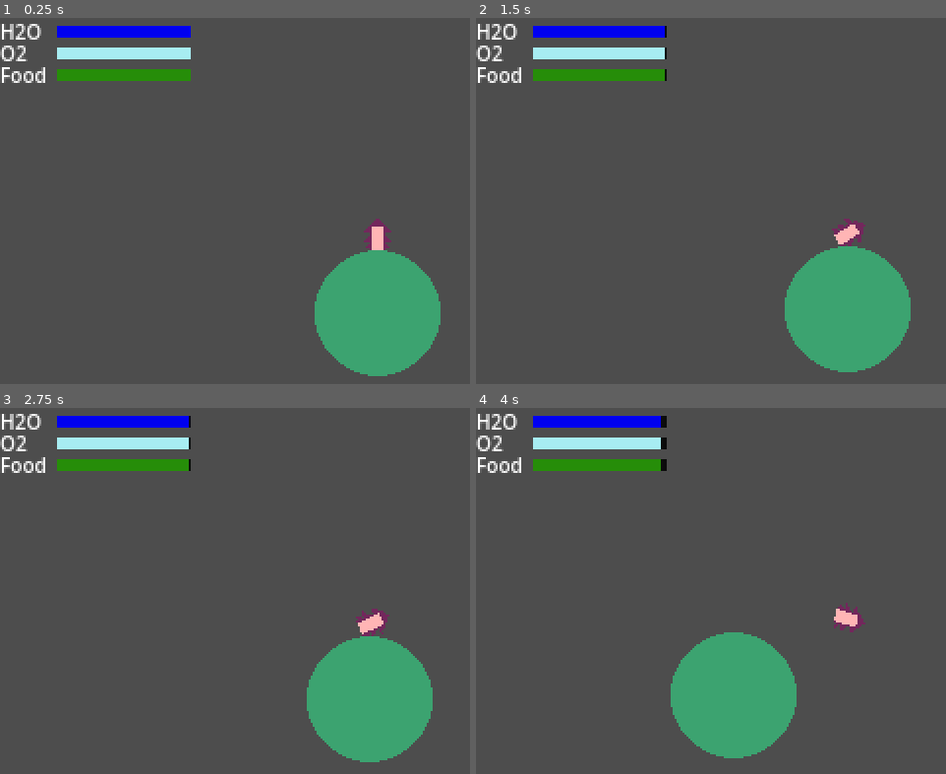
Above: before the commit, frames 1-4 (two rows, left to right).
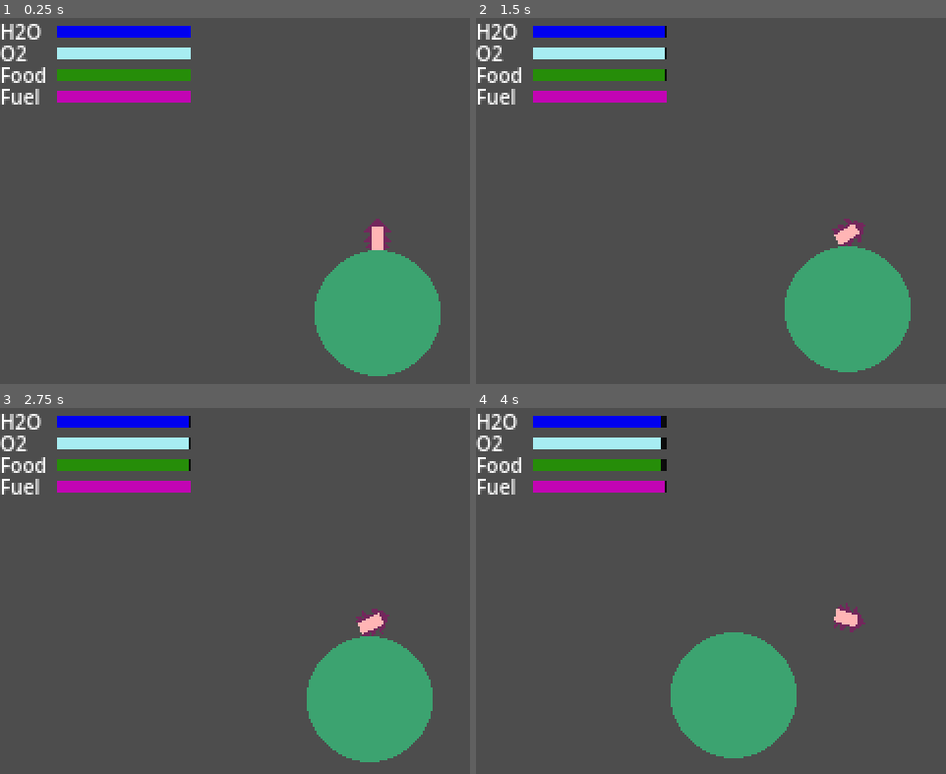
Above: after the commit, the same moments.

Repository: BnLds/MotherEarth
Game: Godot game, scene res://Scenes/Level/Level.tscn
Two runs of this game, one before a commit and one after it. Both use one fixed random seed, a clock stepped at 60 frames per second and the inputs below.
Inputs:
- Up to frame 1 (0.25 s): no input
- Up to frame 2 (1.5 s): tap Enter at 0.5 s; hold Right (rotate_right) 0.53-1.28 s; hold Left (rotate_left) from 1.28 s (still down)
- Up to frame 3 (2.75 s): release Left (rotate_left) at 2.03 s; hold Right (rotate_right) from 2.03 s (still down)
- Up to frame 4 (4 s): release Right (rotate_right) at 2.78 s; hold Up (speed_up) 2.78-3.53 s; hold Left (rotate_left) from 3.53 s (still down)

The runs differ from the first frame. In frame 1, 1.1% of the frame differs, in the area x 0-41%, y 19-24%; in frame 2, 1.1%; in frame 3, 1.1%; in frame 4, 1.1%.

Commit message:
Add fuel UI and consumption

Diff:
--- a/Scenes/Level/Level.tscn
+++ b/Scenes/Level/Level.tscn
@@ -116,6 +116,37 @@
 size_flags_horizontal = 3
 color = Color(0.14902, 0.552941, 0.0352941, 1)
 
+[node name="Fuel_UI" type="Control" parent="UILayer/UI"]
+anchors_preset = 0
+offset_top = 33.0
+offset_right = 97.0
+offset_bottom = 47.0
+
+[node name="FuelLabel" type="Label" parent="UILayer/UI/Fuel_UI"]
+layout_mode = 2
+offset_right = 22.0
+offset_bottom = 17.0
+theme_override_font_sizes/font_size = 10
+text = "Fuel"
+
+[node name="FuelBarBackground" type="ColorRect" parent="UILayer/UI/Fuel_UI"]
+layout_mode = 2
+offset_left = 29.0
+offset_top = 4.0
+offset_right = 97.0
+offset_bottom = 10.0
+size_flags_horizontal = 3
+color = Color(0.0470588, 0.0470588, 0.0470588, 1)
+
+[node name="FuelBarFill" type="ColorRect" parent="UILayer/UI/Fuel_UI"]
+layout_mode = 2
+offset_left = 29.0
+offset_top = 4.0
+offset_right = 86.0
+offset_bottom = 10.0
+size_flags_horizontal = 3
+color = Color(0.760784, 0.0156863, 0.705882, 1)
+
 [node name="Spaceship" parent="." instance=ExtResource("1_s2bfg")]
 position = Vector2(195, 174)
 
--- a/Scenes/Level/Scripts/ResourceManager.gd
+++ b/Scenes/Level/Scripts/ResourceManager.gd
@@ -6,32 +6,53 @@
 @onready var o2_bar_background = $"../UILayer/UI/O2_UI/O2BarBackground"
 @onready var food_bar_fill = $"../UILayer/UI/Food_UI2/FoodBarFill"
 @onready var food_bar_background = $"../UILayer/UI/Food_UI2/FoodBarBackground"
+@onready var fuel_bar_fill = $"../UILayer/UI/Fuel_UI/FuelBarFill"
+@onready var fuel_bar_background = $"../UILayer/UI/Fuel_UI/FuelBarBackground"
+@onready var spaceship = $"../Spaceship"
 
 var h2o_percent_ini = 100
 var o2_percent_ini = 100
 var food_percent_ini = 100
+var fuel_percent_ini = 100
 
 var h2o_percent
 var o2_percent
 var food_percent
+var fuel_percent
+
+var is_boosting:= false
 
 func _ready():
 	init_resources_ui()
+	spaceship.connect("start_boosting", _on_start_boosting)
+	spaceship.connect("stop_boosting", _on_stop_boosting)
 
 func _on_resource_timer_timeout():
 	h2o_percent -= 1
 	o2_percent -= 1
 	food_percent -= 1
+	if is_boosting:
+		fuel_percent -= 2
 
 	h2o_bar_fill.size.x = h2o_bar_background.size.x * h2o_percent / 100
 	o2_bar_fill.size.x = o2_bar_background.size.x * o2_percent / 100
 	food_bar_fill.size.x = food_bar_background.size.x * food_percent / 100
+	fuel_bar_fill.size.x = fuel_bar_background.size.x * fuel_percent / 100
 
 func init_resources_ui():
 	h2o_percent = h2o_percent_ini
 	o2_percent = o2_percent_ini
 	food_percent = food_percent_ini
+	fuel_percent = fuel_percent_ini
 
 	h2o_bar_fill.size.x = h2o_bar_background.size.x * h2o_percent_ini / 100
 	o2_bar_fill.size.x = o2_bar_background.size.x * o2_percent_ini / 100
 	food_bar_fill.size.x = food_bar_background.size.x * food_percent_ini / 100
+	fuel_bar_fill.size.x = fuel_bar_background.size.x * fuel_percent / 100
+
+
+func _on_start_boosting():
+	is_boosting = true
+
+func _on_stop_boosting():
+	is_boosting = false
--- a/Scenes/Spaceship/Scripts/spaceship.gd
+++ b/Scenes/Spaceship/Scripts/spaceship.gd
@@ -5,6 +5,9 @@
 @export var boost_value := 100.0
 
 @onready var boost_animation = $BoostAnimation
+
+signal start_boosting
+signal stop_boosting
 
 var has_left_planet:= false
 
@@ -24,8 +27,10 @@
 		var boost_vect = -transform.y * boost_value
 		apply_force(boost_vect)
 		PlayBoostAnimation(true)
+		start_boosting.emit()
 	else:
 		PlayBoostAnimation(false)
+		stop_boosting.emit()
 
 func _on_area_2d_area_entered(area):
 	if area is BigPlanet && has_left_planet:
